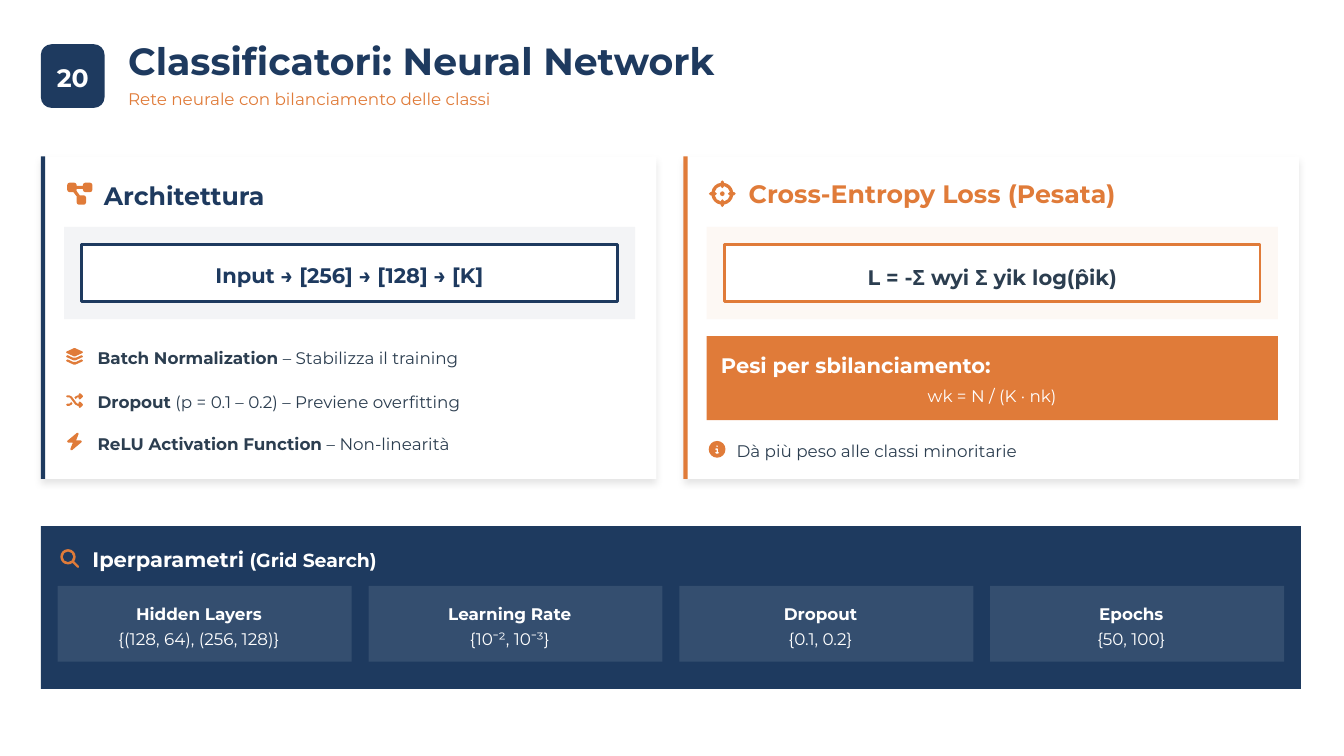
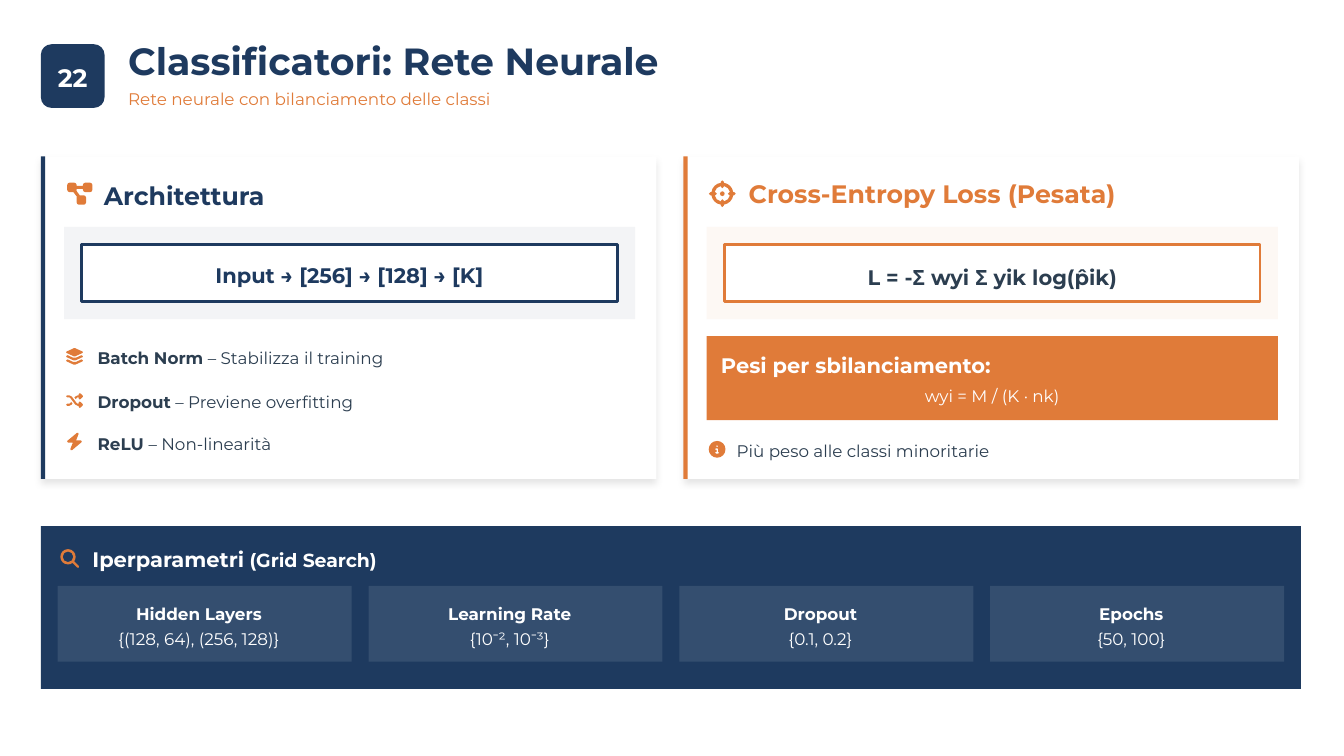
Before and after one commit to carrieroroberto/face-recognition-dimensionality-reduction, a slide deck: slide 24 of results/presentation/Carriero, Leone - Analisi Comparativa per Riduzione Dimensionale, Approccio Lineare e Non-Lineare per Riconoscimento e Verifica Facciale.pptx (slide 22 before the commit). Drawn at 1344x756 pixels with LibreOffice and Linux fonts; fonts in the diff are those of the drawing. Boxes give left, top, right and bottom in pixels: in the first picture for what was removed or moved away, otherwise in the second. Text is boxed around its words. In the diff, an @@ line names an element or a change of style, - is before the commit and + after.

```diff
--- a/results/presentation/Carriero, Leone - Analisi Comparativa per Riduzione Dimensionale, Approccio Lineare e Non-Lineare per Riconoscimento e Verifica Facciale.pptx
+++ b/results/presentation/Carriero, Leone - Analisi Comparativa per Riduzione Dimensionale, Approccio Lineare e Non-Lineare per Riconoscimento e Verifica Facciale.pptx
@@ text at (128,45,659,76): text changed @@
-Classificatori: Neural Network
+Classificatori: Rete Neurale
@@ text at (58,69,88,87): text changed @@
-20
+22
@@ text at (98,351,383,368): text changed @@
-Batch Normalization – Stabilizza il training
+Batch Norm – Stabilizza il training
@@ text at (925,389,1059,406): text changed @@
-wk = N / (K · nk)
+wyi = M / (K · nk)
@@ text at (98,395,353,412): text changed @@
-Dropout (p = 0.1 – 0.2) – Previene overfitting
+Dropout – Previene overfitting
@@ text at (98,437,271,450): text changed; bold off @@
-ReLU Activation Function – Non-linearità
+ReLU – Non-linearità
@@ text at (737,444,989,460): text changed @@
-Dà più peso alle classi minoritarie
+Più peso alle classi minoritarie
```
Also in this commit, not shown: 43 other slides changed, 1 other file.
